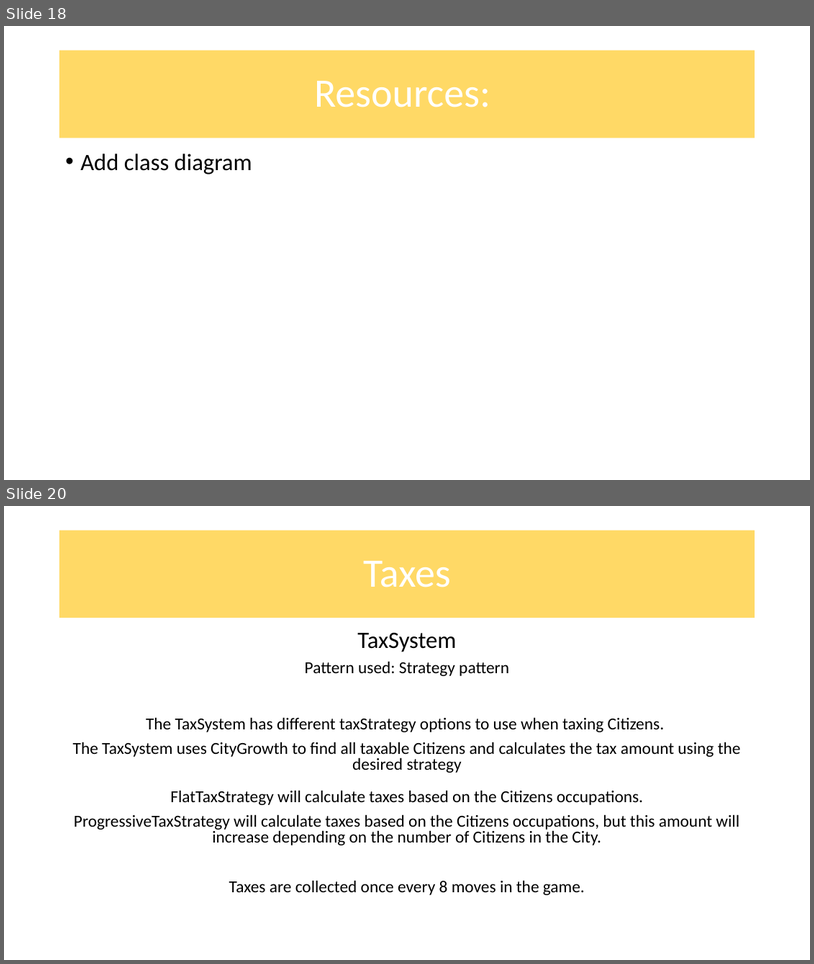
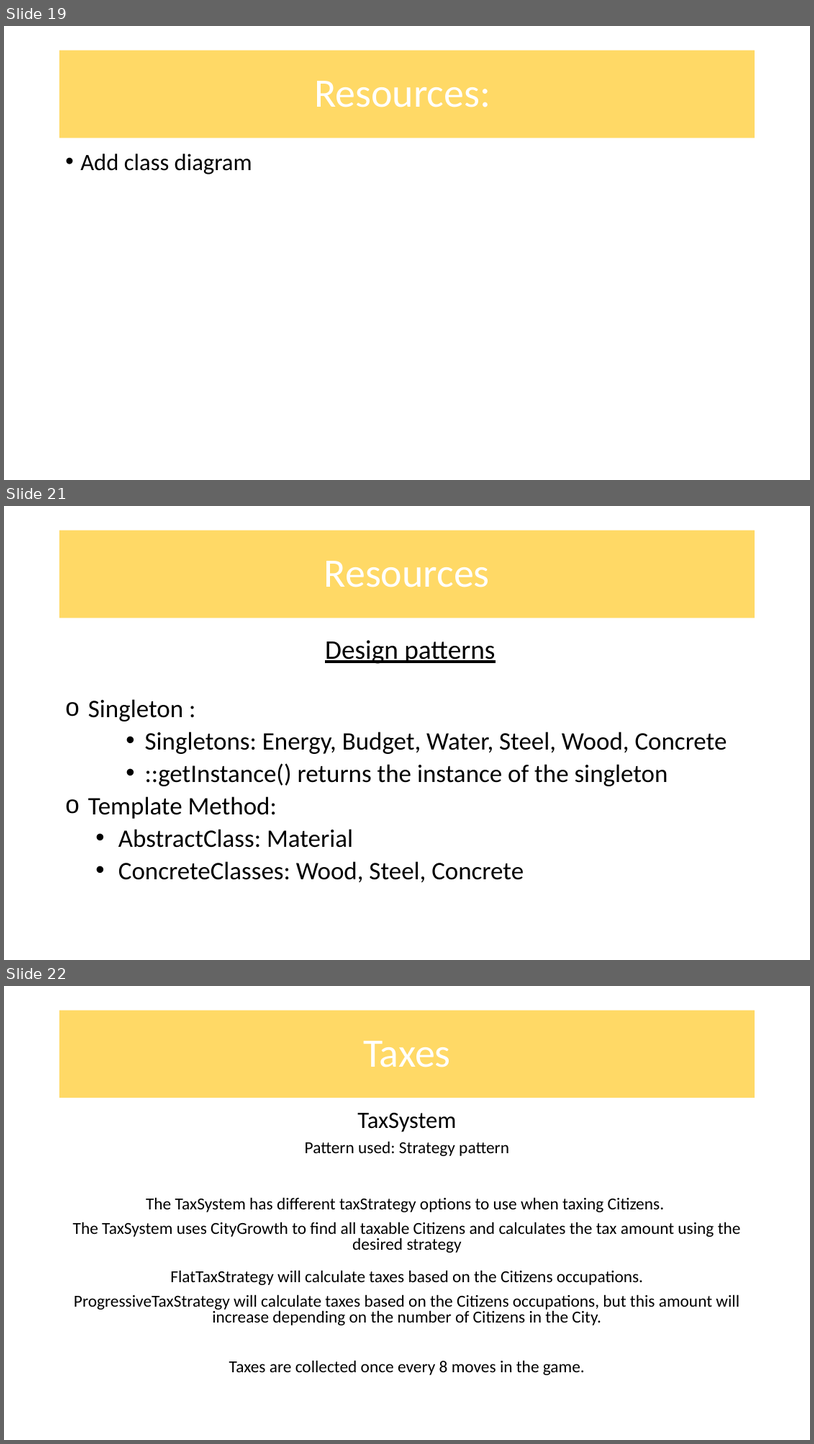
Before and after one commit to COS214-Project-2024/Team-25, a slide deck: Powerpoint/COS 214 Project powerpoint_Taxes.pptx. Shown one above the other, each under a label of ours: slides 18 and 20 before the commit, slides 19, 21 and 22 after it; the slides between them are not shown. The pictures are 814x964 and 814x1444 pixels, drawn with LibreOffice and Linux fonts; fonts in the diff are those of the drawing; background and template pictures are left out. Boxes give left, top, right and bottom in pixels: in the first picture for what was removed or moved away, otherwise in the second. Text is boxed around its words. In the diff, an @@ line names an element or a change of style, - is before the commit and + after.

```diff
--- a/Powerpoint/COS 214 Project powerpoint_Taxes.pptx
+++ b/Powerpoint/COS 214 Project powerpoint_Taxes.pptx
@@ slide 21 added at (4,506,810,960), background picture (left out) @@
@@ title added at (59,530,756,618), fill #FFD966, 48 pt, text #FFFFFF @@
+Resources
@@ text added at (88,640,728,883), 30 pt, text #000000 @@
+Design patterns
+o Singleton :
+    • Singletons: Energy, Budget, Water, Steel, Wood, Concrete
+    • ::getInstance() returns the instance of the singleton
+o Template Method:
+  • AbstractClass: Material
+  • ConcreteClasses: Wood, Steel, Concrete
@@ what was slide 18 is now slide 19 @@
@@ what was slide 20 is now slide 22 @@
```
Also in this commit, not shown: 1 slide changed, 3 other slides added, 2 slides removed.
